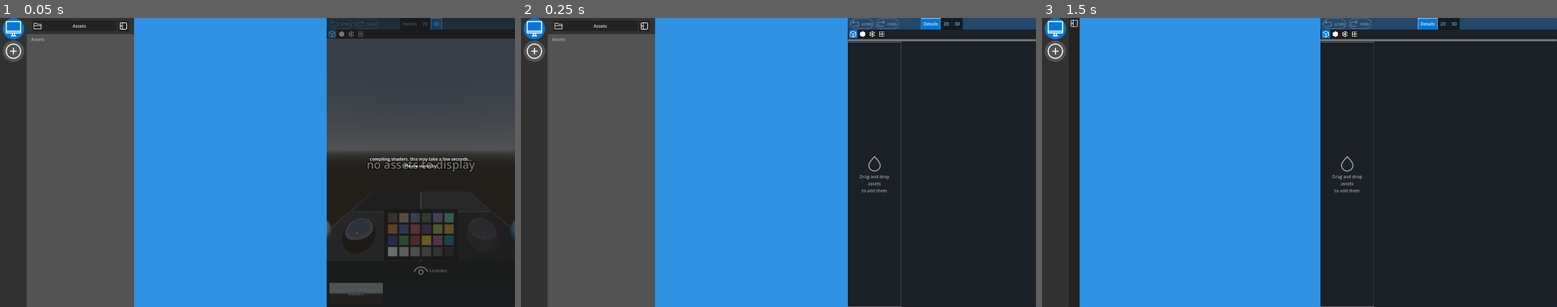
Above: before the commit, frames 1-3 (left to right).
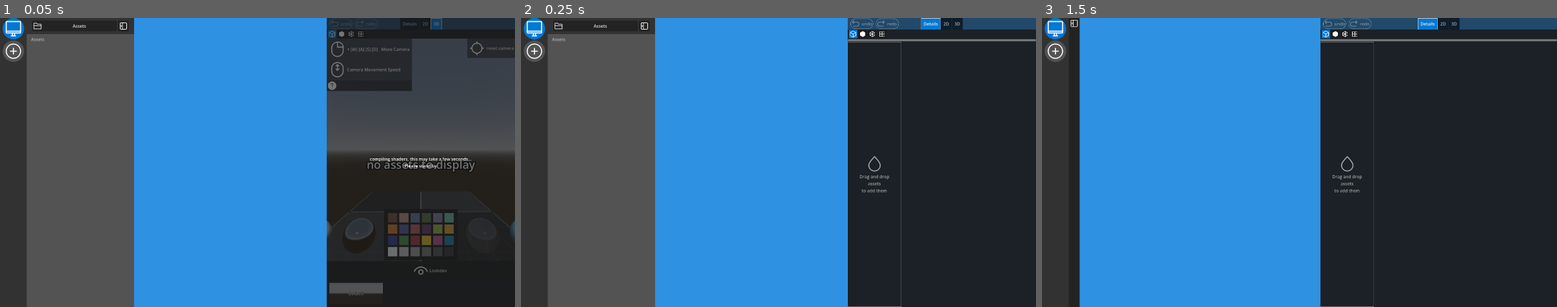
Above: after the commit, the same moments.

Repository: hunsri/3DAM
Game: Godot game, scene res://scenes/MainScene.tscn
The game is run twice, just before and just after one commit, with the same random seed, the same clock (stepped at 60 frames per second) and the same inputs.
Inputs (mouse positions are in pixels of both pictures, inside the frame that each line leads up to):
- Up to frame 1 (0.05 s): no input
- Up to frame 2 (0.25 s): no input
- Up to frame 3 (1.5 s): click "Assets" at 0.5 s; click (1165, 26) at 1.25 s

The runs differ from the first frame. In frame 1, 3.4% of the frame differs, in the area x 63-100%, y 7-26%; in frame 2, nothing differs; in frame 3, nothing differs.

Commit message:
adds compare 3D view help

Diff:
--- a/scenes/sidebar/compare_sidebar/3d_view/Compare3DEnvironment.tscn
+++ b/scenes/sidebar/compare_sidebar/3d_view/Compare3DEnvironment.tscn
@@ -5,6 +5,11 @@
 [ext_resource type="PackedScene" uid="uid://sgpwjynuf0yu" path="res://scenes/sidebar/compare_sidebar/lookdev/Lookdev.tscn" id="2_pp62v"]
 [ext_resource type="Texture2D" uid="uid://dugyd5llllka" path="res://icons/eye.png" id="3_7vlxa"]
 [ext_resource type="Texture2D" uid="uid://rbrlkpq7es34" path="res://icons/eye-closed.png" id="4_yyyds"]
+[ext_resource type="Texture2D" uid="uid://bgbja2uaad2h6" path="res://icons/help-circle-solid-small.png" id="6_rtdhm"]
+[ext_resource type="Texture2D" uid="uid://fgxkqwgfk03d" path="res://icons/help-circle-small.png" id="7_on67j"]
+[ext_resource type="Texture2D" uid="uid://dxjadq0a8p57j" path="res://icons/mouse-button-right.png" id="9_3qlih"]
+[ext_resource type="Texture2D" uid="uid://dui8rikqhr4k5" path="res://icons/position.png" id="10_u8ug3"]
+[ext_resource type="Texture2D" uid="uid://cxeokfbeii2x" path="res://icons/mouse-scroll-wheel.png" id="11_w723j"]
 
 [sub_resource type="StyleBoxEmpty" id="StyleBoxEmpty_r1igs"]
 
@@ -203,6 +208,7 @@
 [node name="DebugCamera3D" type="Camera3D" parent="VBoxContainer/SubViewportContainer/SubViewport/Environment" unique_id=195690956]
 transform = Transform3D(1, 0, 0, 0, 1, 0, 0, 0, 1, 0, 0.8678045, 2.030809)
 script = ExtResource("1_3nsvv")
+max_speed = 100.0
 metadata/_custom_type_script = "uid://dhr56jq0htsg2"
 
 [node name="Lookdev" parent="VBoxContainer/SubViewportContainer/SubViewport/Environment/DebugCamera3D" unique_id=596830889 instance=ExtResource("2_pp62v")]
@@ -241,3 +247,48 @@
 text = "                               Lookdev"
 icon = ExtResource("4_yyyds")
 icon_alignment = 1
+
+[node name="HelpContainer" type="FoldableContainer" parent="." unique_id=541501884]
+layout_mode = 2
+size_flags_horizontal = 0
+size_flags_vertical = 0
+focus_mode = 0
+theme_override_icons/expanded_arrow_mirrored = ExtResource("6_rtdhm")
+theme_override_icons/folded_arrow = ExtResource("7_on67j")
+title_position = 1
+
+[node name="VBoxContainer" type="VBoxContainer" parent="HelpContainer" unique_id=659439807]
+editor_description = "Using disabled buttons because it is surprisingly the easiest way to set this up"
+layout_mode = 2
+size_flags_vertical = 0
+
+[node name="MoveCamera" type="Button" parent="HelpContainer/VBoxContainer" unique_id=1304137781]
+layout_mode = 2
+focus_mode = 0
+theme_override_colors/font_disabled_color = Color(1, 1, 1, 1)
+theme_override_colors/icon_normal_color = Color(1, 1, 1, 1)
+theme_override_colors/icon_disabled_color = Color(1, 1, 1, 1)
+disabled = true
+text = "+ [W] [A] [S] [D]   Move Camera"
+icon = ExtResource("9_3qlih")
+flat = true
+alignment = 0
+
+[node name="Zoom" type="Button" parent="HelpContainer/VBoxContainer" unique_id=1957636202]
+layout_mode = 2
+focus_mode = 0
+theme_override_colors/font_disabled_color = Color(1, 1, 1, 1)
+theme_override_colors/icon_normal_color = Color(1, 1, 1, 1)
+theme_override_colors/icon_disabled_color = Color(1, 1, 1, 1)
+disabled = true
+text = "Camera Movement Speed"
+icon = ExtResource("11_w723j")
+flat = true
+alignment = 0
+
+[node name="ResetCameraButton" type="Button" parent="." unique_id=2004218651]
+layout_mode = 2
+size_flags_horizontal = 8
+size_flags_vertical = 0
+text = "reset camera"
+icon = ExtResource("10_u8ug3")
--- a/scripts/compare_view/compare_3d_view/Compare3DEnvironment.gd
+++ b/scripts/compare_view/compare_3d_view/Compare3DEnvironment.gd
@@ -9,12 +9,20 @@
 @onready var _floor_plane_reference: MeshInstance3D = $VBoxContainer/SubViewportContainer/SubViewport/EmptyNoteNode/FloorPlaneReference
 @onready var _empty_note_node: Node3D = $VBoxContainer/SubViewportContainer/SubViewport/EmptyNoteNode
 
+@onready var reset_camera_button: Button = $ResetCameraButton
+@onready var debug_camera_3d: DebugCamera3D = $VBoxContainer/SubViewportContainer/SubViewport/Environment/DebugCamera3D
+var debug_camera_start_values: DebugCamera3D
+
 var lookdev_position: Vector3
 var lookdev_hide_position: Vector3
 
 const LOOKDEV_HIDE_SPEED: float = 2.5
 
 func _ready() -> void:
+
+	debug_camera_start_values = debug_camera_3d.duplicate()
+
+	reset_camera_button.pressed.connect(_reset_camera)
 
 	hide_lookdev_button.pressed.connect(_hide_lookdev)
 	show_lookdev_button.pressed.connect(_show_lookdev)
@@ -49,3 +57,7 @@
 
 func hide_empty_note() -> void:
 	_empty_note_node.visible = false
+
+func _reset_camera() -> void:
+	debug_camera_3d.transform = debug_camera_start_values.transform
+	debug_camera_3d._velocity = debug_camera_start_values.default_velocity
Binary file added: icons/position.png
Not shown, added: icons/position.png.import
